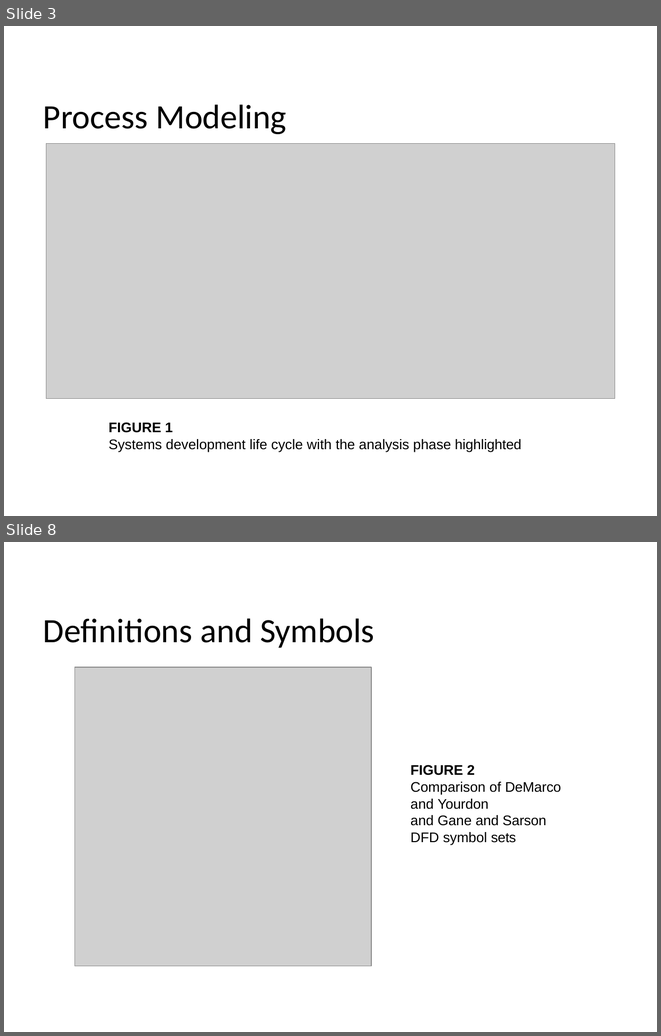
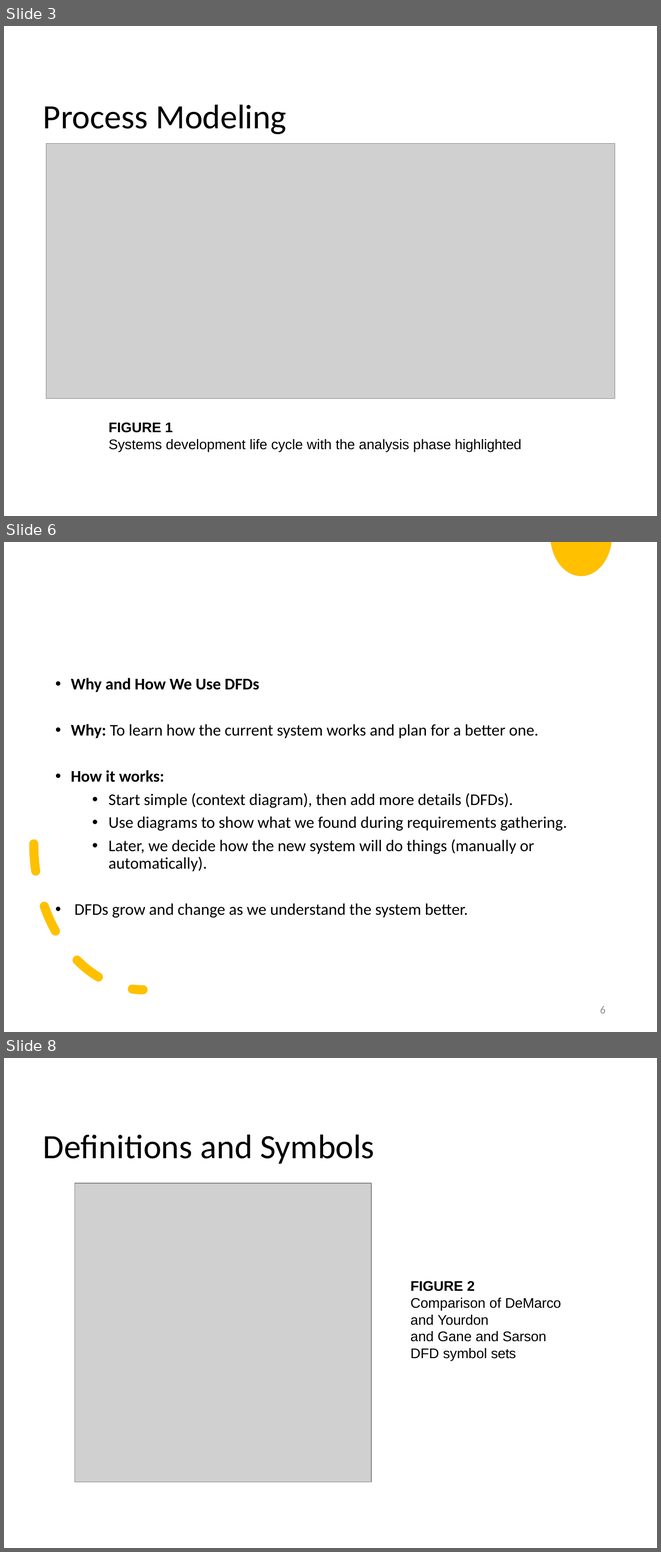
Before and after one commit to weiliang1995/UPM-Master-Software-Engineering-Course, a slide deck: SWE5300/Chapter 3-2 Software Analysis Requirements.pptx. Shown one above the other, each under a label of ours: slides 3 and 8 before the commit, slides 3, 6 and 8 after it; the slides between them are not shown. The pictures are 661x1036 and 661x1552 pixels, drawn with LibreOffice and Linux fonts; fonts in the diff are those of the drawing; grey boxes stand for pictures. Boxes give left, top, right and bottom in pixels: in the first picture for what was removed or moved away, otherwise in the second. Text is boxed around its words. In the diff, an @@ line names an element or a change of style, - is before the commit and + after.

```diff
--- a/SWE5300/Chapter 3-2 Software Analysis Requirements.pptx
+++ b/SWE5300/Chapter 3-2 Software Analysis Requirements.pptx
@@ slide 6 added at [4,542,657,1032], background #FFFFFF @@
@@ freeform shape added at [550,542,611,576], fill #FFC000 @@
@@ text added at [71,678,567,918], 18 pt, text #000000 @@
+• Why and How We Use DFDs
+• Why: To learn how the current system works and plan for a better one.
+• How it works:
+  • Start simple (context diagram), then add more details (DFDs).
+  • Use diagrams to show what we found during requirements gathering.
+  • Later, we decide how the new system will do things (manually or automatically).
+• DFDs grow and change as we understand the system better.
@@ arc (boxed as its full ellipse) added at [34,698,253,990], outline #FFC000 10 pt dashed @@
@@ page number added at [600,1006,606,1013], 12 pt, text #8C8C8C @@
+6
```
Also in this commit, not shown: 8 slides changed, 8 other slides added, 5 slides removed, 4 other files.
